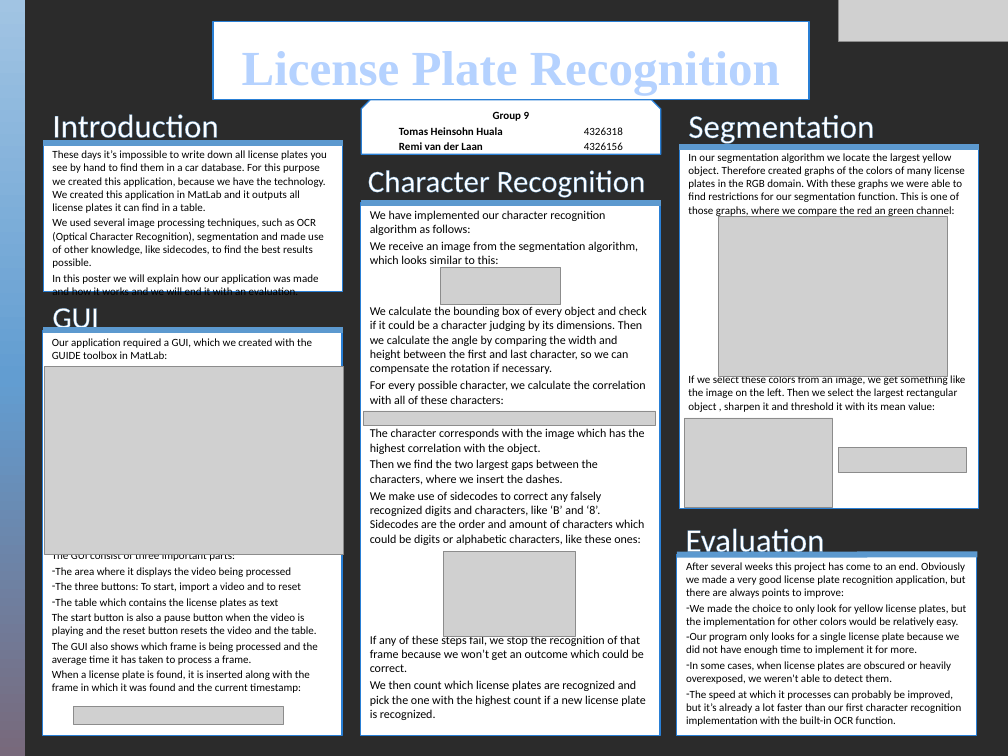
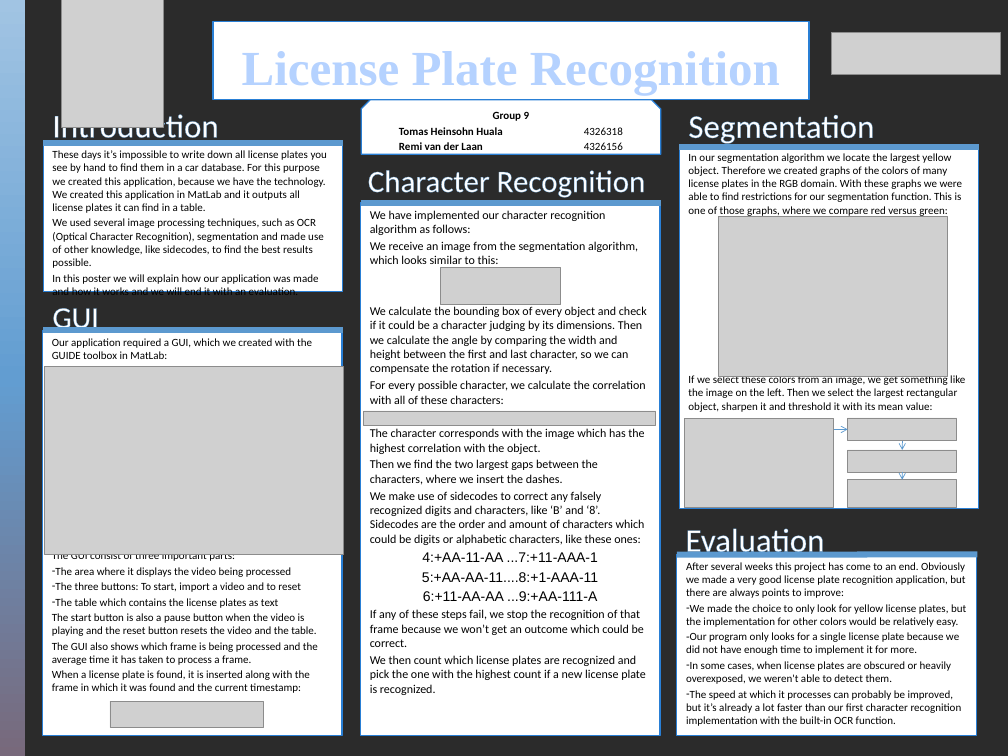
Before and after one commit to RvanderLaan/LicencePlateDetector, a slide deck: slide 1 of Posters/PosterTemplateEIND.pptx. Drawn at 1008x756 pixels with LibreOffice and Linux fonts; fonts in the diff are those of the drawing; grey boxes stand for pictures; background and template pictures are left out; a plain dark background stands for a picture behind light text. Boxes give left, top, right and bottom in pixels: in the first picture for what was removed or moved away, otherwise in the second. Text is boxed around its words. In the diff, an @@ line names an element or a change of style, - is before the commit and + after.

Commit message:
Een paar dingen verbeterd en toegevoegd aan de laatste poster

```diff
--- a/Posters/PosterTemplateEIND.pptx
+++ b/Posters/PosterTemplateEIND.pptx
@@ picture added at (x1=62, y1=0, x2=163, y2=127) @@
@@ picture moved from (x1=839, y1=0, x2=1008, y2=42) to (x1=831, y1=32, x2=1000, y2=75) @@
@@ text at (x1=688, y1=153, x2=965, y2=412): text changed @@
-In our segmentation algorithm we locate the largest yellow object. Therefore created graphs of the colors of many license plates in the RGB domain. With these graphs we were able to find restrictions for our segmentation function. This is one of those graphs, where we compare the red an green channel:
-If we select these colors from an image, we get something like the image on the left. Then we select the largest rectangular object , sharpen it and threshold it with its mean value:
+In our segmentation algorithm we locate the largest yellow object. Therefore we created graphs of the colors of many license plates in the RGB domain. With these graphs we were able to find restrictions for our segmentation function. This is one of those graphs, where we compare red versus green:
+If we select these colors from an image, we get something like the image on the left. Then we select the largest rectangular object, sharpen it and threshold it with its mean value:
@@ picture added at (x1=847, y1=418, x2=957, y2=441) @@
@@ arrow added from (833, 430) to (847, 430), #5D9ACF 0.75 pt @@
@@ arrow added from (902, 441) to (902, 450), #5D9ACF 0.75 pt @@
@@ picture resized from (x1=839, y1=447, x2=966, y2=472) to (x1=847, y1=450, x2=957, y2=472) @@
@@ arrow added from (902, 472) to (902, 480), #5D9ACF 0.75 pt @@
@@ picture added at (x1=847, y1=480, x2=957, y2=507) @@
@@ text at (x1=422, y1=552, x2=598, y2=601): paragraphs added @@
+4:+AA-11-AA ...7:+11-AAA-1
+5:+AA-AA-11....8:+1-AAA-11
+6:+11-AA-AA ...9:+AA-111-A
@@ picture removed at (x1=444, y1=552, x2=575, y2=636) @@
@@ picture resized from (x1=73, y1=707, x2=284, y2=724) to (x1=110, y1=701, x2=264, y2=728) @@
```
Also in this commit, not shown: 1 other file.
